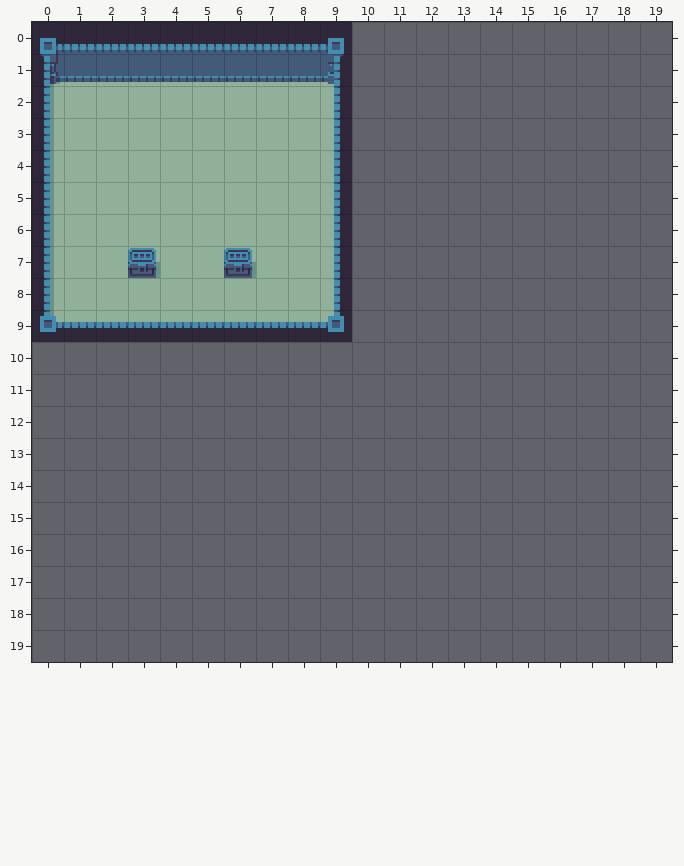
Level history. Tiled map: maps/basic.tmx. Above: the version before the commit.
Cells are 16x16 px. Shown: x 0..19, y 0..19. The old version is drawn lined up with the new one.
New version:
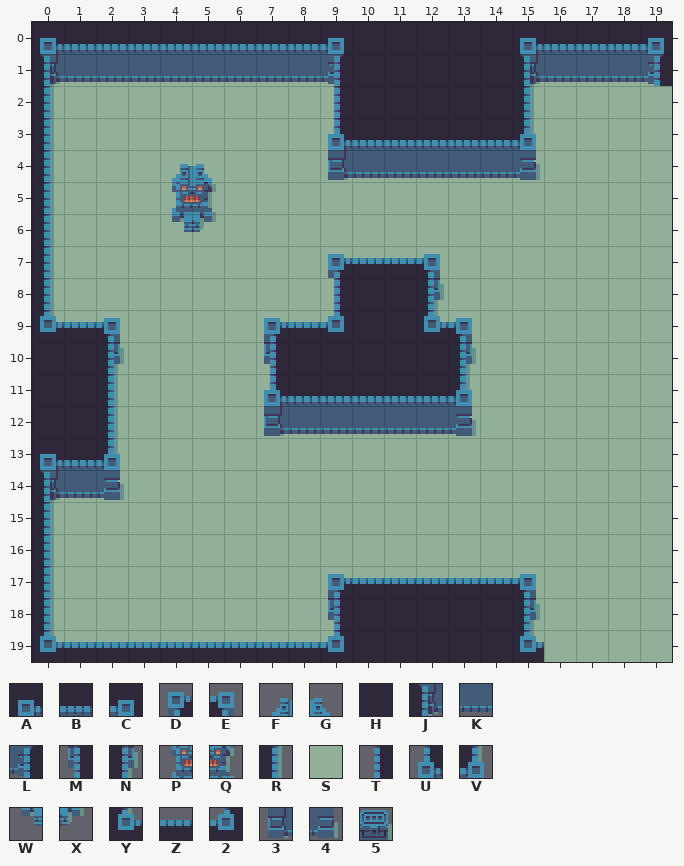
Key: from "dungeon_sheet_0": A 5, B 6, C 7, D 8, E 9, F 18, G 19, H 25, J 29, K 30, L 31, M 32, N 33, P 42, Q 43, R 53, S 54, T 55, U 56, V 57, W 66, X 67, Y 77, Z 78, 2 79, 3 80, 4 81, 5 176.
_ is an empty cell.
Tiles of an added or newly shown layer are drawn over the layers below it.
Author's note on the commit: Added mobs and basic functionality
From old to new:
map size 10x10 -> 20x20 cells
Layer "Floor":
y 1..3: x 15..19 _____ -> SSSSS
y 4..7: x 10..19 __________ -> SSSSSSSSSS
y 8..9: x 12..19 ________ -> SSSSSSSS
y 10..11: x 2..7 ______ -> SSSSSS; x 13..19 _______ -> SSSSSSS
y 12..13: x 2..19 __________________ -> SSSSSSSSSSSSSSSSSS
y 14..17: x 0..19 ____________________ -> SSSSSSSSSSSSSSSSSSSS
y 18..19: x 0..9 __________ -> SSSSSSSSSS; x 15..19 _____ -> SSSSS
Layer "Chest" (removed):
y 7: x 3 5 -> _; x 6 5 -> _
Layer "PillarTop" (added):
y 4: x 4..5 __ -> FG
Layer "Walls":
y 0: x 10..19 __________ -> HHHHHABBBC
y 1: x 10..19 __________ -> HHHHHJKKKL
y 2: x 10..15 ______ -> HHHHHR
y 3: x 9..15 T______ -> UBBBBBV
y 4: x 9..15 T______ -> 3KKKKK4
y 5: x 4..5 __ -> PQ; x 9 T -> _
y 6: x 4..5 __ -> WX; x 9 T -> _
y 7: x 9..12 T___ -> DZZE
y 8: x 10..12 ___ -> HHN
y 9: x 2..7 ZZZZZZ -> E____D; x 10..13 ____ -> HHYE
y 10: x 0..2 ___ -> HHN; x 7..13 _______ -> MHHHHHN
y 11: x 0..2 ___ -> HHR; x 7..13 _______ -> UBBBBBV
y 12: x 0..2 ___ -> HHR; x 7..13 _______ -> 3KKKKK4
y 13: x 0..2 ___ -> ABV
y 14: x 0..2 ___ -> JK4
y 15..16: x 0 _ -> R
y 17: x 0 _ -> R; x 9..15 _______ -> DZZZZZE
y 18: x 0 _ -> R; x 9..15 _______ -> MHHHHHN
y 19: x 0..15 ________________ -> YZZZZZZZZ2HHHHHY
Pixel boxes of the changes (left, top, right, bottom) in both pictures:
changed: (32, 22, 672, 662)
